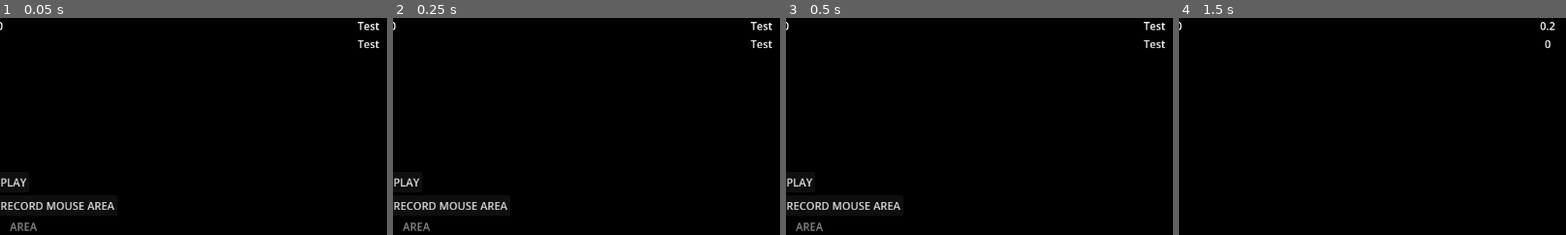
Above: before the commit, frames 1-4 (left to right).
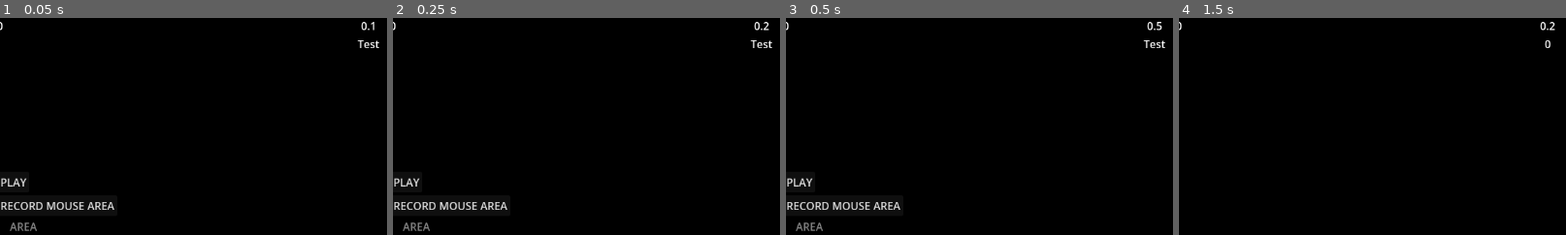
Above: after the commit, the same moments.

Repository: PlayerLegend/pinkamena-diane-daggers
Game: Godot game, scene res://Main.tscn
The game is run twice, just before and just after one commit, with the same random seed, the same clock (stepped at 60 frames per second) and the same inputs. The engine's default icon, where the game draws it, is replaced by a stand-in: a white triangle on a blue panel in a dark square. Sound files missing from this copy of the repository are replaced by a short silence.
Inputs (mouse positions are % of the whole screen's width and height, from its top left):
- Up to frame 1 (0.05 s): no input
- Up to frame 2 (0.25 s): no input
- Up to frame 3 (0.5 s): no input
- Up to frame 4 (1.5 s): click (52, 48) at 0.52 s; type "12" at 0.6 s; click (52, 52) at 0.75 s; type "12" at 0.83 s; click "PLAY" at 1.25 s
The pictures show only the part of the screen within x 2-52%, y 0-50%; the shares and areas given below are measured in that part.

The runs differ from the first frame. In frame 1, 0.2% of the frame differs, in the area x 92-98%, y 1-6%; in frame 2, 0.2%; in frame 3, 0.2%; in frame 4, nothing differs.

Commit message:
Changed up signals in the multiplayer handler

Diff:
--- a/Multiplayer/multiplayer.gd
+++ b/Multiplayer/multiplayer.gd
@@ -6,8 +6,11 @@
 @onready var actors_parent := $Actors
 @export var screen: Screen
 
-signal create_player(id: int)
-signal net_is_connected(host: String, port: int)
+var local_player: PlayerController
+
+signal player_joined(player: PlayerController, id: int)
+#signal create_player(id: int)
+#signal net_is_connected(host: String, port: int)
 
 @export var game_world_manager: GameWorldManager
 
@@ -26,9 +29,12 @@
     game_world_manager.add_player(new_player)
 
     if id == 1:
-        screen.player_controller = new_player
+        assert(!local_player)
+        local_player = new_player
 
-func _on_create_player(id: int) -> void:
+    player_joined.emit(new_player, id)
+
+func _create_player(id: int) -> void:
     _deferred_create_player.call_deferred(id)
 
 func server_start(port: int) -> void:
@@ -37,7 +43,7 @@
     multiplayer.multiplayer_peer = peer
     _deferred_create_player.call_deferred(1)
     #game_started.emit()
-    net_is_connected.emit("127.0.0.1", port)
+    #net_is_connected.emit("127.0.0.1", port)
 
 func client_connect(host: String, port: int) -> void:
     print("Connecting to ", host, " port ", port)
@@ -45,7 +51,7 @@
     peer.create_client(host,port)
     multiplayer.multiplayer_peer = peer
     #game_started.emit()
-    net_is_connected.emit(host, port)
+    #net_is_connected.emit(host, port)
 
 func client_disconnect():
     multiplayer.multiplayer_peer.close()
@@ -57,9 +63,8 @@
             child.set_mouse_scale(mouse_scale)
 
 func _on_peer_connected(id: int) -> void:
-    create_player.emit(id)
+    _create_player(id)
 
 func _ready():
     game_world_manager.world_changed.connect(_on_world_changed)
     multiplayer.peer_connected.connect(_on_peer_connected)
-    create_player.connect(_on_create_player)
--- a/main.gd
+++ b/main.gd
@@ -50,9 +50,10 @@
 func _helper_show_menu():
     GUIDE.disable_mapping_context(guide_map_fps)
     Input.set_mouse_mode.call_deferred(Input.MOUSE_MODE_VISIBLE)
-    #escape_menu.show()
-    main_menu.show()
-    set_world(menu_world_scene)
+    if not main_menu.visible:
+        main_menu.visible = true
+    if not game_world_manager.game_world is MenuWorld:
+        set_world(menu_world_scene)
 
 func _on_netsim_server_created():
     _helper_start_server.call_deferred(NetworkSimulator.server_port)
@@ -69,13 +70,18 @@
         else:
             _helper_show_game()
 
+func _on_player_joined(player: PlayerController, id: int):
+    if id == 1:
+        screen.player_controller = player
+
 func _ready():
     NetworkSimulator.server_created.connect(_on_netsim_server_created)
     NetworkSimulator.client_connected.connect(_on_netsim_client_connected)
+    set_world(menu_world_scene)
+    multiplayer_handler.player_joined.connect(_on_player_joined)
 
 func _on_main_menu_net_host(port: int) -> void:
     _helper_start_server.call_deferred(port)
 
-
 func _on_game_world_manager_world_changed(_new_world: GameWorld) -> void:
     non_spatial_audio.play_sound(game_start_audio)
